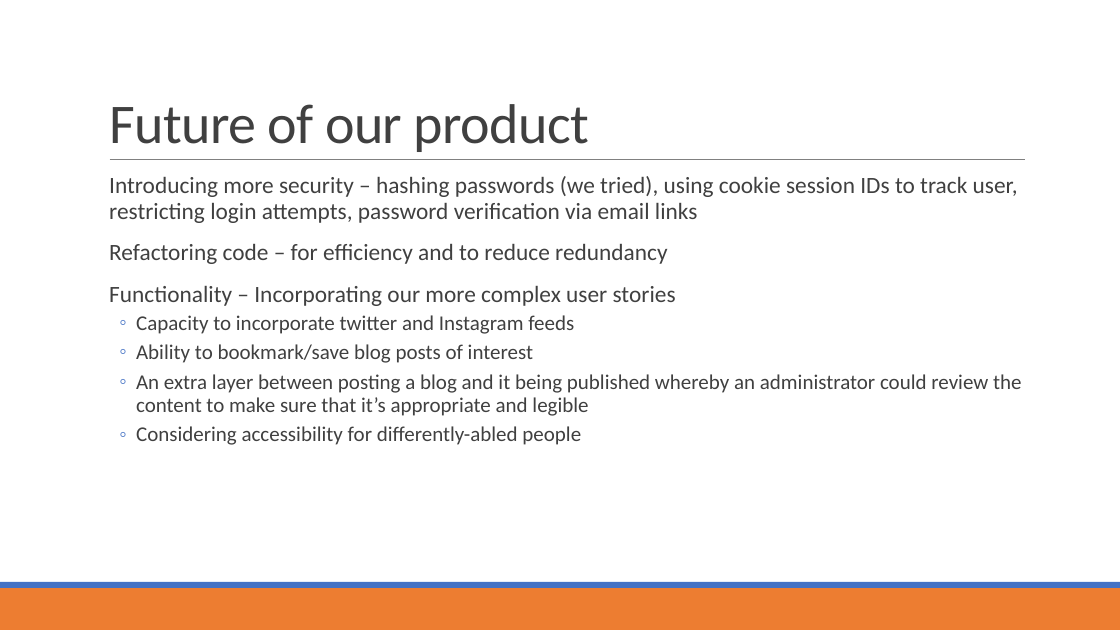
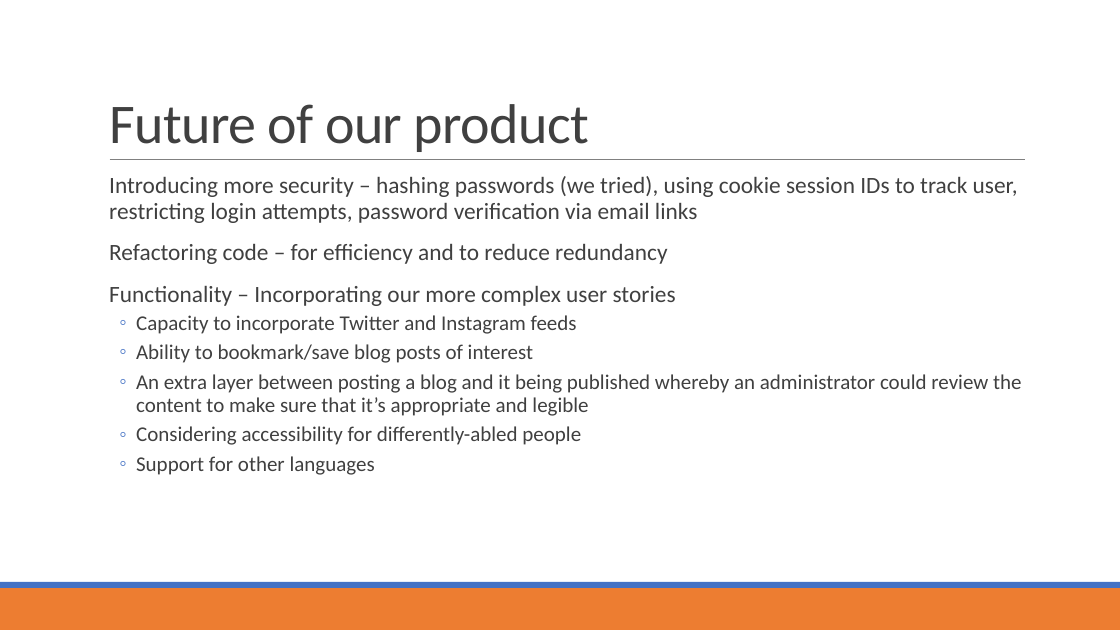
Before and after one commit to dhanashrideshmukh/TravelBlog, a slide deck: slide 8 of Documents/Presentation Draft 1 - 28Apr2019.pptx. Drawn at 1120x630 pixels with LibreOffice and Linux fonts; fonts in the diff are those of the drawing. Boxes give left, top, right and bottom in pixels: in the first picture for what was removed or moved away, otherwise in the second. Text is boxed around its words. In the diff, an @@ line names an element or a change of style, - is before the commit and + after.

```diff
--- a/Documents/Presentation Draft 1 - 28Apr2019.pptx
+++ b/Documents/Presentation Draft 1 - 28Apr2019.pptx
@@ text at bbox=[136, 315, 577, 334]: text changed @@
-  ◦ Capacity to incorporate twitter and Instagram feeds
+  ◦ Capacity to incorporate Twitter and Instagram feeds
@@ text at bbox=[136, 456, 375, 475]: paragraph added @@
+  ◦ Support for other languages
```
Also in this commit, not shown: 3 other slides changed.
